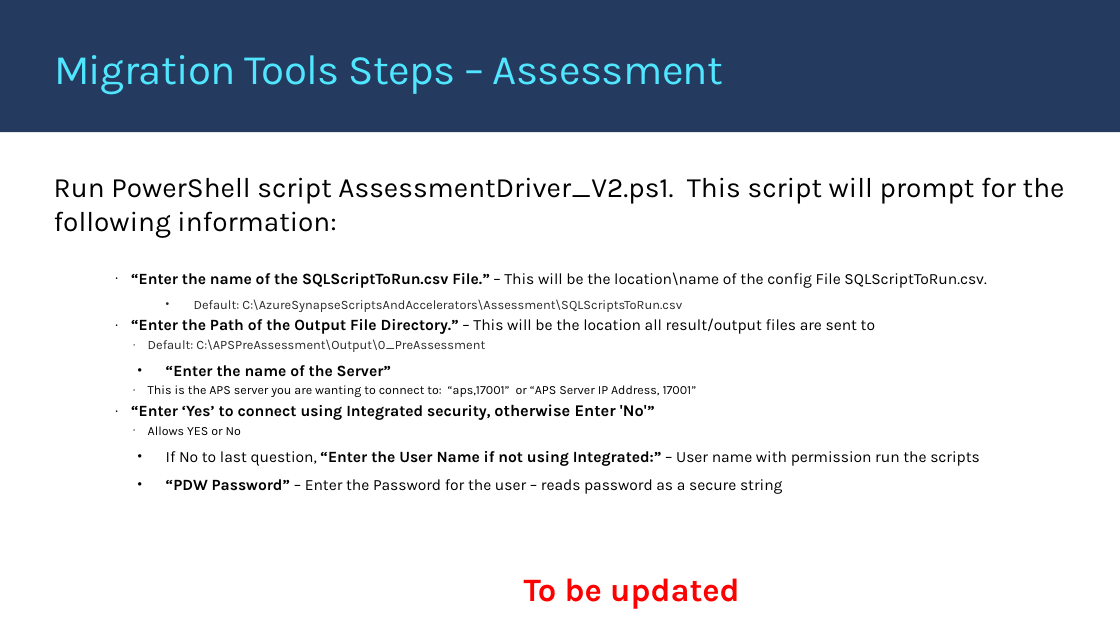
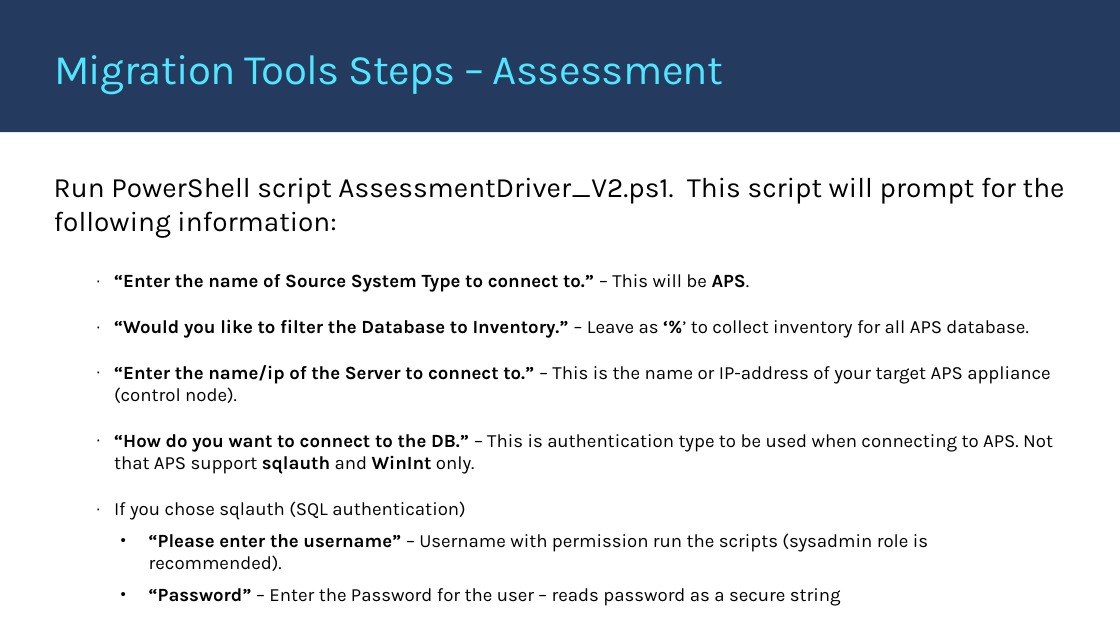
Before and after one commit to microsoft/AzureSynapseScriptsAndAccelerators, a slide deck: slide 13 of Migration/APS/APS2Synapse_Migration.pptx (slide 12 before the commit). Drawn at 1120x630 pixels with LibreOffice and Linux fonts; fonts in the diff are those of the drawing; background and template pictures are left out. Boxes give left, top, right and bottom in pixels: in the first picture for what was removed or moved away, otherwise in the second. Text is boxed around its words. In the diff, an @@ line names an element or a change of style, - is before the commit and + after.

Commit message:
updated PPT

```diff
--- a/Migration/APS/APS2Synapse_Migration.pptx
+++ b/Migration/APS/APS2Synapse_Migration.pptx
@@ text at box(114, 274, 1053, 606): text changed; size 13.3 to 16 pt @@
-      · “Enter the name of the SQLScriptToRun.csv File.” – This will be the location\name of the config File SQLScriptToRun.csv.
-        • Default: C:\AzureSynapseScriptsAndAccelerators\Assessment\SQLScriptsToRun.csv
-      · “Enter the Path of the Output File Directory.” – This will be the location all result/output files are sent to
-        · Default: C:\APSPreAssessment\Output\0_PreAssessment
-      • “Enter the name of the Server”
-        · This is the APS server you are wanting to connect to: “aps,17001” or “APS Server IP Address, 17001”
-      · “Enter ‘Yes’ to connect using Integrated security, otherwise Enter 'No'”
-        · Allows YES or No
-      • If No to last question, “Enter the User Name if not using Integrated:” – User name with permission run the scripts
-      • “PDW Password” – Enter the Password for the user – reads password as a secure string
+    · “Enter the name of Source System Type to connect to.” – This will be APS.
+    · “Would you like to filter the Database to Inventory.” – Leave as ‘%’ to collect inventory for all APS database.
+    · “Enter the name/ip of the Server to connect to.” – This is the name or IP-address of your target APS appliance (control node).
+    · “How do you want to connect to the DB.” – This is authentication type to be used when connecting to APS. Not that APS support sqlauth and WinInt only.
+    · If you chose sqlauth (SQL authentication)
+    • “Please enter the username” – Username with permission run the scripts (sysadmin role is recommended).
+    • “Password” – Enter the Password for the user – reads password as a secure string
@@ text removed at box(524, 578, 740, 609) @@
-To be updated
```
Also in this commit, not shown: 9 other slides changed, 1 slide added, 1 slide removed, 1 other file.
